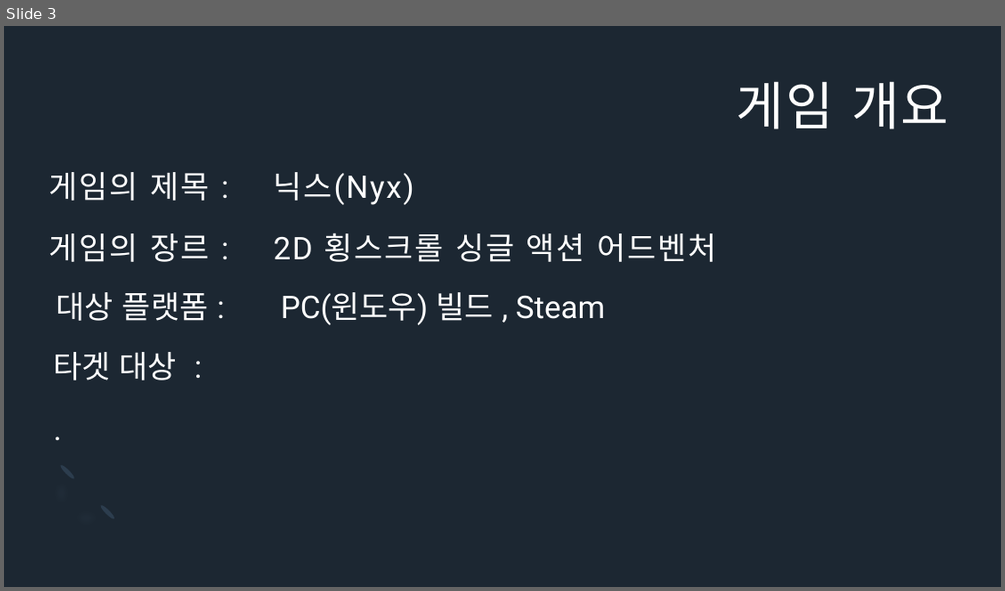
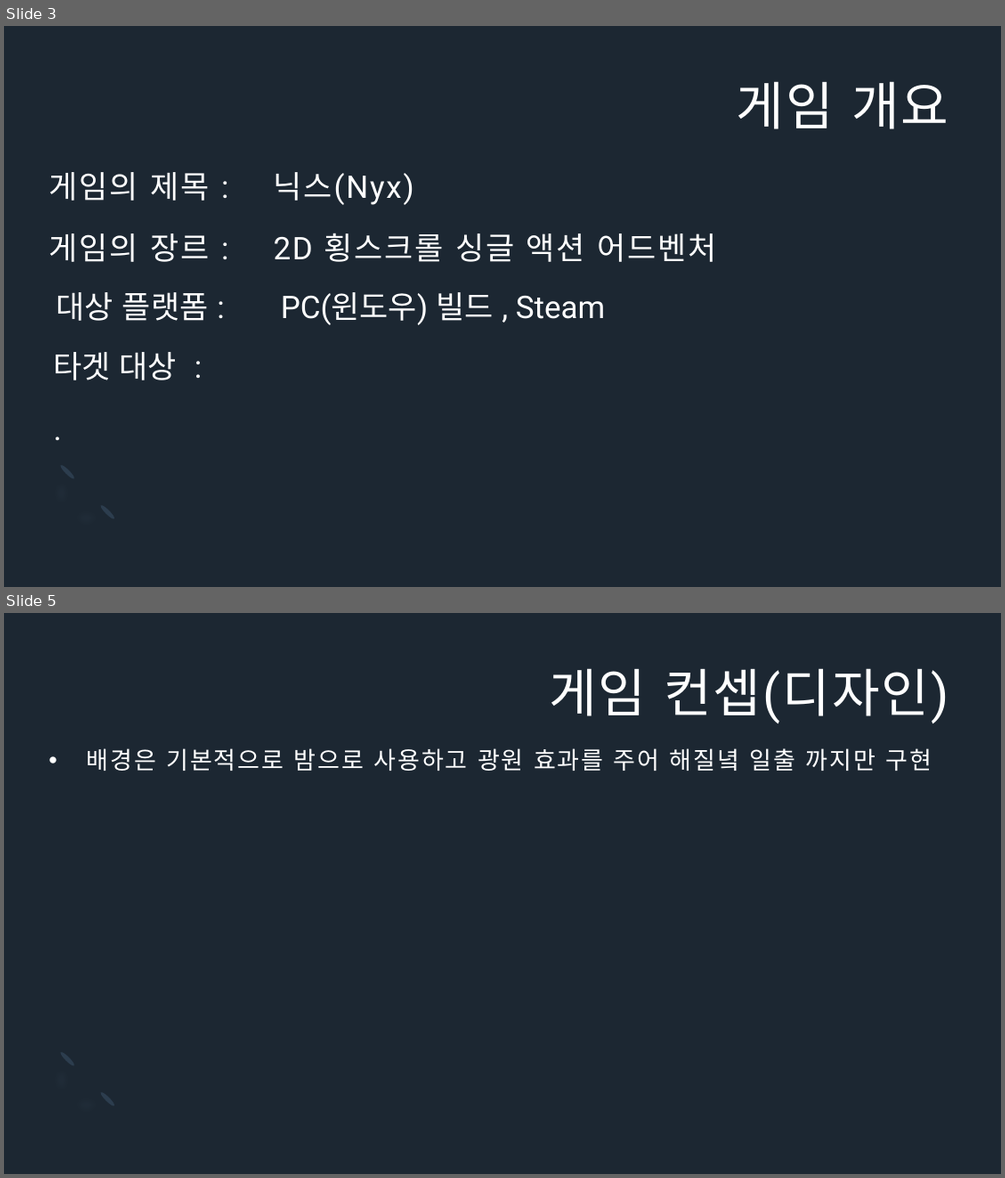
Before and after one commit to Icloy/2D_Roguelike, a slide deck: 기획서.pptx. Shown one above the other, each under a label of ours: slide 3 before the commit, slides 3 and 5 after it; the slides between them are not shown. The pictures are 1005x591 and 1005x1178 pixels, drawn with LibreOffice and Linux fonts; fonts in the diff are those of the drawing. Boxes give left, top, right and bottom in pixels: in the first picture for what was removed or moved away, otherwise in the second. Text is boxed around its words. In the diff, an @@ line names an element or a change of style, - is before the commit and + after.

```diff
--- a/기획서.pptx
+++ b/기획서.pptx
@@ slide 5 added at [4, 613, 1001, 1174], background #1C2732; not listed: 3 template elements that a slide beside it also shows @@
@@ text added at [549, 668, 948, 723], 50 pt, text #FFFFFF @@
+게임 컨셉(디자인)
@@ text added at [86, 748, 931, 771], 23.2 pt, text #FFFFFF @@
+• 배경은 기본적으로 밤으로 사용하고 광원 효과를 주어 해질녘 일출 까지만 구현
```
Also in this commit, not shown: 8 slides changed, 2 other slides added, 1 slide removed.
